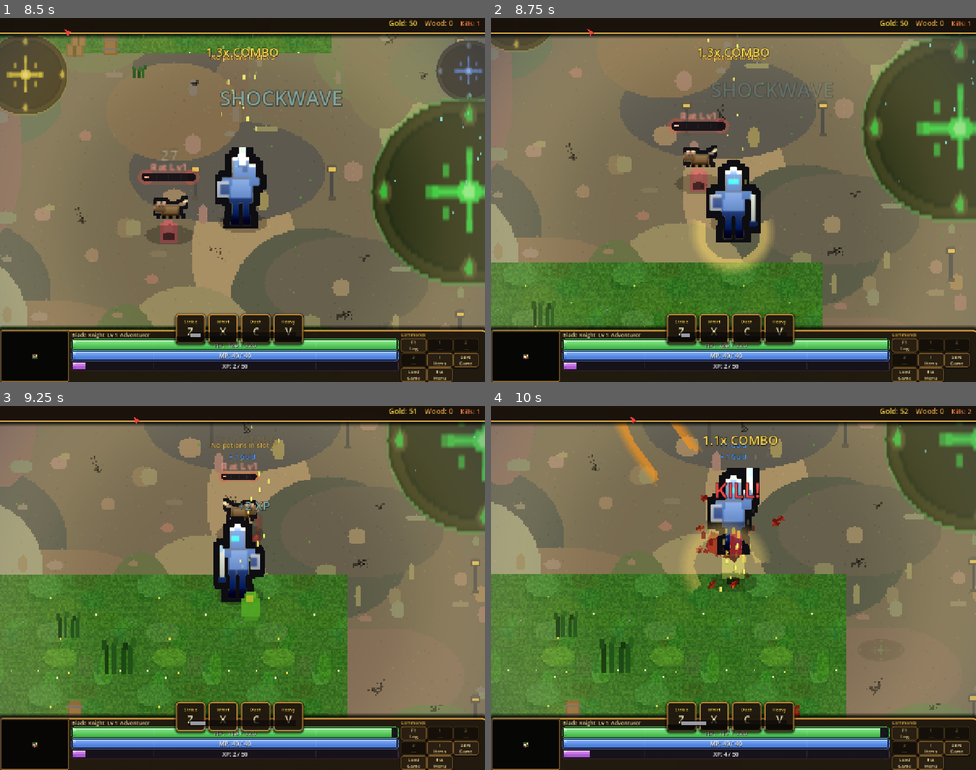
Above: before the commit, frames 1-4 (two rows, left to right).
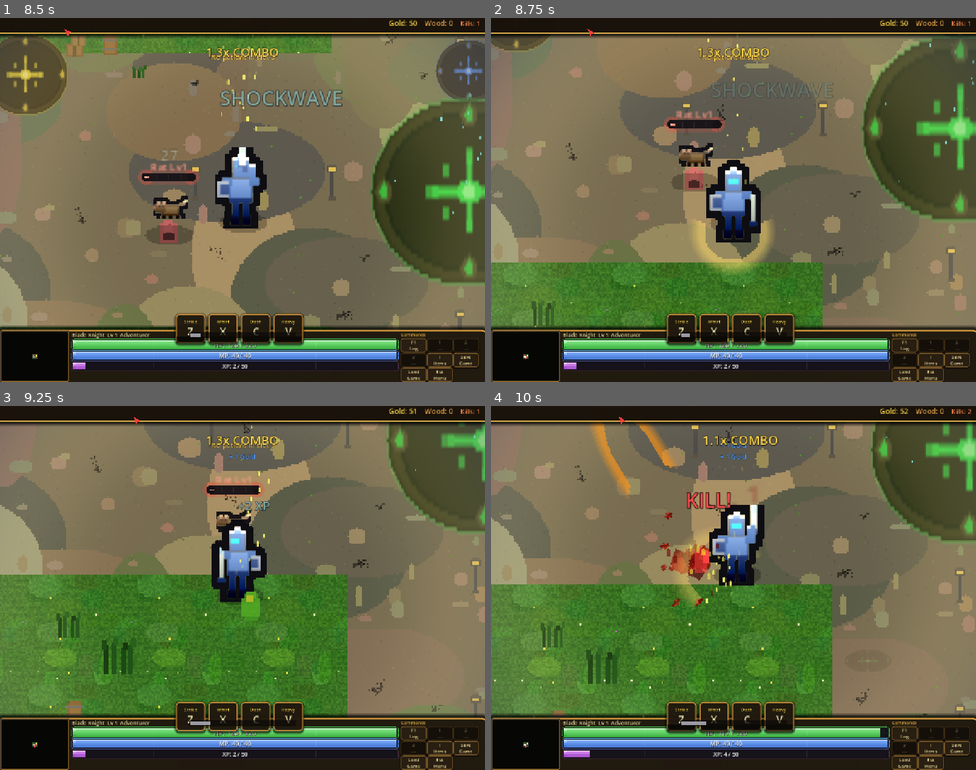
Above: after the commit, the same moments.

Repository: slxny/legends-open-rpg
Game: Godot game, scene res://scenes/main.tscn
Same seed, same stepped clock (60 frames per second), same inputs: the game is played once before the commit and once after it.
Inputs (mouse positions are in pixels of both pictures, inside the frame that each line leads up to):
- Up to frame 1 (8.5 s): tap Enter at 0.5 s; move the mouse to (349, 181) at 0.52 s; hold D (move_right) 0.53-1.25 s; hold Space (attack) 0.53-1.25 s; click (349, 181) at 0.67 s; drag from (145, 218) to (218, 272) at 1.27 s; move the mouse to (33, 356) at 2.02 s; hold D (move_right) 2.03-2.75 s; hold Space (attack) 2.03-2.75 s; tap E (ability_2) at 2.1 s; click (33, 356) at 2.17 s; drag from (218, 272) to (111, 47) at 2.77 s; move the mouse to (388, 254) at 3.52 s; hold A (move_left) 3.53-4.25 s; hold Space (attack) 3.53-4.25 s; tap Shift (dodge) at 3.6 s; drag from (97, 145) to (213, 200) at 4.27 s; move the mouse to (266, 200) at 5.02 s; hold S (move_down) 5.03-5.75 s; hold Space (attack) 5.03-5.75 s; tap 1 at 5.1 s; click (266, 200) at 5.17 s; drag from (169, 109) to (145, 218) at 5.77 s; move the mouse to (349, 181) at 6.52 s; hold W (move_up) 6.53-7.25 s; hold Space (attack) 6.53-7.25 s; tap 3 at 6.6 s; drag from (106, 331) to (242, 167) at 7.27 s; move the mouse to (291, 119) at 8.02 s; hold S (move_down) from 8.03 s (still down); hold Q (ability_1) from 8.03 s (still down); tap Space (attack) at 8.3 s
- Up to frame 2 (8.75 s): keep holding S (move_down); keep holding Q (ability_1)
- Up to frame 3 (9.25 s): release S (move_down) at 8.75 s; release Q (ability_1) at 8.75 s; drag from (218, 660) to (97, 533) at 8.77 s
- Up to frame 4 (10 s): move the mouse to (879, 642) at 9.52 s; hold W (move_up) from 9.53 s (still down); hold Space (attack) from 9.53 s (still down); click (879, 642) at 9.67 s

Frame 1 is identical in both runs. In frame 2, 1.0% of the frame differs, in the area x 35-50%, y 25-49%; in frame 3, 2.1%; in frame 4, 22%, in the area x 0-100%, y 3-86%.

Commit message:
v0.93.7: Pack-ring enemy separation (no more pile on the player)
ARPG quality-of-life on encounter feel. Enemies form a clean melee
ring at swing distance and arc around the player rather than
stacking on the front.

- enemy.gd _get_separation_push:
  enemy-vs-enemy radius 30 -> 38 (one body-width gap)
  enemy-vs-enemy strength 150 -> 165
  player stand-off: was fixed 30 px square, now attack_range * 0.95
  player stand-off strength 200 -> 230
  tangent bias: 25% of the radial push rotated perpendicular per
    enemy, sign stable via instance_id parity (pack arcs around
    instead of stacking, no per-enemy oscillation)
  chase cap 120 -> 180 (so 5+ stacked enemies actually spread)
  attack cap 70 -> 90 (still tight for hit-window preservation)
  throttle (every 3rd physics frame) preserved
  camp-mates iteration preserved (no global scan)

Verification: MCP run_project clean parse + reach hero select with
zero ERROR lines. In-game pack-ring behavior not verified (MCP
cannot drive input). State file already documents the broader
overhaul as IN PROGRESS; this is one more milestone shipped, not
a completion claim.

Co-Authored-By: Claude Opus 4.7 (1M context) <noreply@anthropic.com>

Diff:
--- a/scenes/enemies/enemy.gd
+++ b/scenes/enemies/enemy.gd
@@ -906,16 +906,28 @@
 var _sep_push_skip: int = 0  # Skip counter — recompute every 3rd frame
 
 func _get_separation_push(in_attack: bool = false) -> Vector2:
-	# Throttle: recompute every 3 physics frames, reuse cache otherwise
+	# v0.93.7 — quality of life: ARPG-style pack ring around the player
+	# instead of overlap pile.
+	#  * enemy-vs-enemy radius 30 -> 38 px (sprite is ~24 px wide, so 38 px
+	#    reads as one body-width gap and pulls clean separation up to
+	#    ~5 stacked goblins).
+	#  * player-stand-off bumped from 30 px square to attack_range x 0.95
+	#    so they form a clean melee ring at swing distance instead of
+	#    penetrating it.
+	#  * tangent bias rotates 25% of the player-push perpendicular so the
+	#    pack swirls around the player (Diablo / Last Epoch feel) rather
+	#    than all charging straight in.
+	#  * cap raised during chase to 180 so 5+ stacked enemies actually
+	#    spread; attack cap stays low to preserve hit windows.
+	#
+	# Throttle: recompute every 3 physics frames, reuse cache otherwise.
 	_sep_push_skip += 1
 	if _sep_push_skip < 3:
 		return _cached_sep_push
 	_sep_push_skip = 0
-	# Proximity-based soft separation — enemies repel each other without hard collisions
-	# Optimized: only check camp-mates (parent's children) instead of all enemies globally
 	var push = Vector2.ZERO
 	var pos = global_position
-	var check_radius: float = 30.0
+	var check_radius: float = 38.0
 	var check_radius_sq: float = check_radius * check_radius
 	var parent = get_parent()
 	if not parent:
@@ -929,24 +941,30 @@
 		var diff = pos - other.global_position
 		var dist_sq = diff.length_squared()
 		if dist_sq < check_radius_sq and dist_sq > 0.1:
-			# Push strength falls off with distance; direction from diff/dist_sq
-			# is slightly biased toward closer enemies (intentional — stronger repel)
-			var strength = (1.0 - dist_sq / check_radius_sq) * 150.0
+			var strength = (1.0 - dist_sq / check_radius_sq) * 165.0
 			push += diff * (strength / check_radius)
-	# Push away from the player to prevent piling on top of them
+	# Player stand-off: push enemies out to roughly the swing-resolution
+	# ring so the pack reads as "around" the hero rather than "on top of".
 	if is_instance_valid(target):
 		var player_diff = pos - target.global_position
 		var player_dist_sq = player_diff.length_squared()
-		var player_push_radius_sq: float = 900.0  # 30.0 * 30.0
-		if player_dist_sq < player_push_radius_sq and player_dist_sq > 0.1:
-			var strength = (1.0 - player_dist_sq / player_push_radius_sq) * 200.0
-			push += player_diff * (strength / 30.0)
-	# Softer cap during attack so combat positioning isn't disrupted
-	var max_push = 70.0 if in_attack else 120.0
-	var max_push_sq = max_push * max_push
+		var stand_off: float = max(34.0, stats.attack_range * 0.95)
+		var stand_off_sq: float = stand_off * stand_off
+		if player_dist_sq < stand_off_sq and player_dist_sq > 0.1:
+			var strength = (1.0 - player_dist_sq / stand_off_sq) * 230.0
+			var radial: Vector2 = player_diff * (strength / stand_off)
+			# Tangent bias — rotate 25% of the radial push perpendicular so
+			# the pack arcs around the player instead of bouncing straight
+			# off. Sign is stable per enemy via instance id so individual
+			# enemies don't oscillate side to side.
+			var sign_pick: float = 1.0 if (get_instance_id() & 1) == 0 else -1.0
+			var tangent: Vector2 = radial.rotated(PI * 0.5 * sign_pick) * 0.25
+			push += radial + tangent
+	var max_push: float = 90.0 if in_attack else 180.0
+	var max_push_sq: float = max_push * max_push
 	var push_len_sq = push.length_squared()
 	if push_len_sq > max_push_sq:
-		push *= max_push / sqrt(push_len_sq)  # Only sqrt when actually clamping
+		push *= max_push / sqrt(push_len_sq)
 	_cached_sep_push = push
 	return push
 
--- a/scenes/ui/changelog_dialog.gd
+++ b/scenes/ui/changelog_dialog.gd
@@ -9,9 +9,23 @@
 var _is_visible: bool = false
 var _is_mobile: bool = false
 
-const GAME_VERSION := "v0.93.6"
+const GAME_VERSION := "v0.93.7"
 
 const CHANGELOG: Array[Dictionary] = [
+	{
+		"version": "v0.93.7",
+		"title": "ARPG combat — pack-ring separation around the player (no more pile)",
+		"date": "2026-06-20",
+		"entries": [
+			"ENEMY-vs-ENEMY repel radius 30 → 38 px (sprite is ~24 px wide, so 38 reads as one body-width gap; clean separation up to ~5 stacked).",
+			"PLAYER STAND-OFF replaced fixed 30 px squared with stats.attack_range × 0.95. Enemies now form a clean melee ring at swing distance instead of penetrating it.",
+			"TANGENT BIAS: 25 % of the player-radial push is rotated perpendicular per enemy (sign stable via instance_id parity), so packs ARC around the player like Diablo / Last Epoch swarms instead of stacking on the front.",
+			"CHASE-time cap 120 → 180 so 5+ overlapping enemies actually spread out. Attack-time cap 70 → 90 (still tight enough that combat positioning isn't disrupted).",
+			"Strengths bumped: enemy-vs-enemy 150 → 165, player stand-off 200 → 230.",
+			"VERIFICATION STATUS: MCP `run_project` confirms clean parse + reach hero select with zero `ERROR:` lines. In-game pack-ring behaviour validation requires actual playtest — MCP cannot drive input. State file remains the source of truth; this is one more incremental milestone, not a final completion claim.",
+			"Internal: scenes/enemies/enemy.gd `_get_separation_push(in_attack)` rebuilt. Throttle (every 3rd physics frame) preserved. Camp-mates iteration preserved (no full-group scan). Sign-stable tangent prevents per-enemy oscillation between frames.",
+		]
+	},
 	{
 		"version": "v0.93.6",
 		"title": "ARPG combat — REAL per-skill cooldowns (replacing the v0.93.5 shared dim)",
